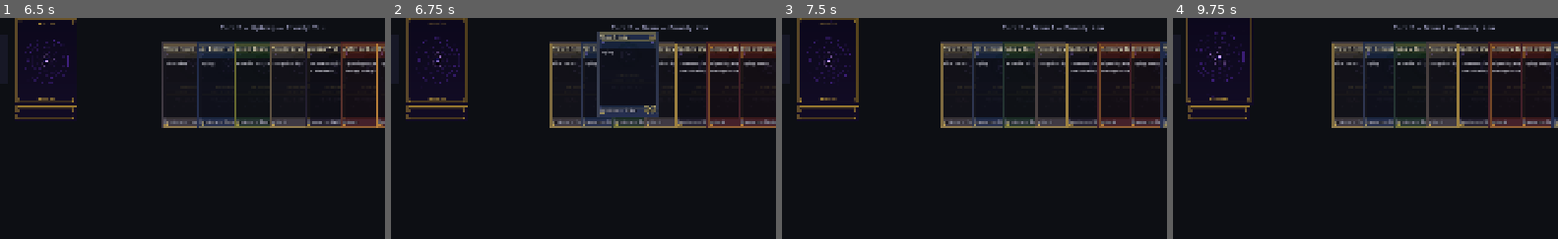
Above: before the commit, frames 1-4 (left to right).
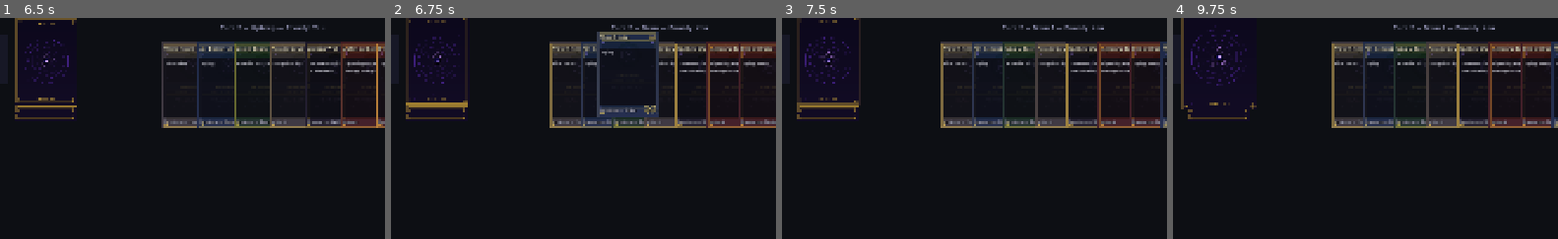
Above: after the commit, the same moments.

Repository: VoeJozzo/Magiclike
Game: Godot game, scene res://scenes/game/game_board.tscn
The game is run twice, just before and just after one commit, with the same random seed, the same clock (stepped at 60 frames per second) and the same inputs.
Inputs (mouse positions are % of the whole screen's width and height, from its top left):
- Up to frame 1 (6.5 s): click "Move to combat" at 0.5 s; click "Skip attack" at 1.25 s; click "Continue" at 2 s; click "Continue" at 2.75 s; click "End turn" at 3.5 s; click "Pass priority" at 4.25 s; click "Pass priority" at 5 s; click "Pass priority" at 5.75 s
- Up to frame 2 (6.75 s): tap Enter at 6.5 s; drag from (21, 13) to (60, 28) at 6.52 s
- Up to frame 3 (7.5 s): tap Space at 7.25 s; drag from (21, 13) to (45, 70) at 7.27 s
- Up to frame 4 (9.75 s): click "Move to combat" at 8 s; click "Skip attack" at 8.75 s; tap Enter at 9.5, 9.6 s; move the mouse to (21, 12) at 9.52 s; click (21, 12) at 9.67 s
The pictures show only the part of the screen within x 15-65%, y 0-50%; the shares and areas given below are measured in that part.

Frame 1 is identical in both runs. In frame 2, 1.5% of the frame differs, in the area x 3-20%, y 0-40%; in frame 3, 1.7%; in frame 4, 2.0%, in the area x 2-22%, y 0-42%.

Commit message:
Land row sorts WUBRG; bump hover_scale 1.1 → 1.25
Two small UI tweaks:

1. Lands on battlefield now sort by their produced color in standard MTG
   WUBRG order (W, U, B, R, G, C). Plains-Plains-Island-Island-... reads
   left-to-right instead of being interleaved by play order. Easier to
   count "how many of each color do I have" at a glance.

2. Hover scale goes from 1.1 (addon default) to 1.25. Set in our Card
   subclass _ready(), inherited @export from DraggableObject. Makes
   hover-zoom actually useful for reading P/T and oracle text.

Co-Authored-By: Claude Opus 4.7 (1M context) <noreply@anthropic.com>

Diff:
--- a/scenes/card.gd
+++ b/scenes/card.gd
@@ -62,6 +62,9 @@
 	super._ready()
 	custom_minimum_size = card_size
 	size = card_size
+	# Override the addon's default hover_scale (1.1) — 1.25 makes hover-zoom
+	# actually useful for reading P/T and oracle text at a glance.
+	hover_scale = 1.25
 	if Engine.is_editor_hint():
 		return
 	_build_text_overlay()
--- a/scenes/zones/battlefield_zone.gd
+++ b/scenes/zones/battlefield_zone.gd
@@ -49,12 +49,36 @@
 			lands.append(card)
 		else:
 			creatures.append(card)
+	# Group lands by color in WUBRG order so the row reads as W..W U..U B..B
+	# R..R G..G C..C — easier to count "how many Forests do I have" at a glance.
+	lands.sort_custom(_compare_lands_by_color)
 	var creature_y: float = 0.0 if creatures_on_top else _ROW_GAP
 	var land_y: float = _ROW_GAP if creatures_on_top else 0.0
 	var creature_spacing := _adaptive_spacing(creatures.size(), _MAX_CREATURE_SPACING, _MIN_CREATURE_SPACING)
 	var land_spacing := _adaptive_spacing(lands.size(), _MAX_LAND_SPACING, _MIN_LAND_SPACING)
 	_layout_row(creatures, Vector2(0.0, creature_y), creature_spacing)
 	_layout_row(lands, Vector2(0.0, land_y), land_spacing)
+
+
+# WUBRG color ordering for land sort. Lands with no mana_produced (shouldn't
+# happen for vanilla basics; here for safety) sort to the end.
+const _COLOR_ORDER := {"W": 0, "U": 1, "B": 2, "R": 3, "G": 4, "C": 5}
+
+static func _land_color_key(card: Card) -> int:
+	var card_id: String = card.card_info.get("card_id", "")
+	if card_id == "":
+		return 99
+	var template: CardResource = CardDatabase.get_card(card_id)
+	if template == null or not (template is LandResource):
+		return 99
+	var produced: Array = template.mana_produced
+	if produced.is_empty():
+		return 99
+	return _COLOR_ORDER.get(String(produced[0]), 99)
+
+
+static func _compare_lands_by_color(a: Card, b: Card) -> bool:
+	return _land_color_key(a) < _land_color_key(b)
 
 
 # Spread cards across _AVAILABLE_WIDTH if they fit at max_spacing; compress
